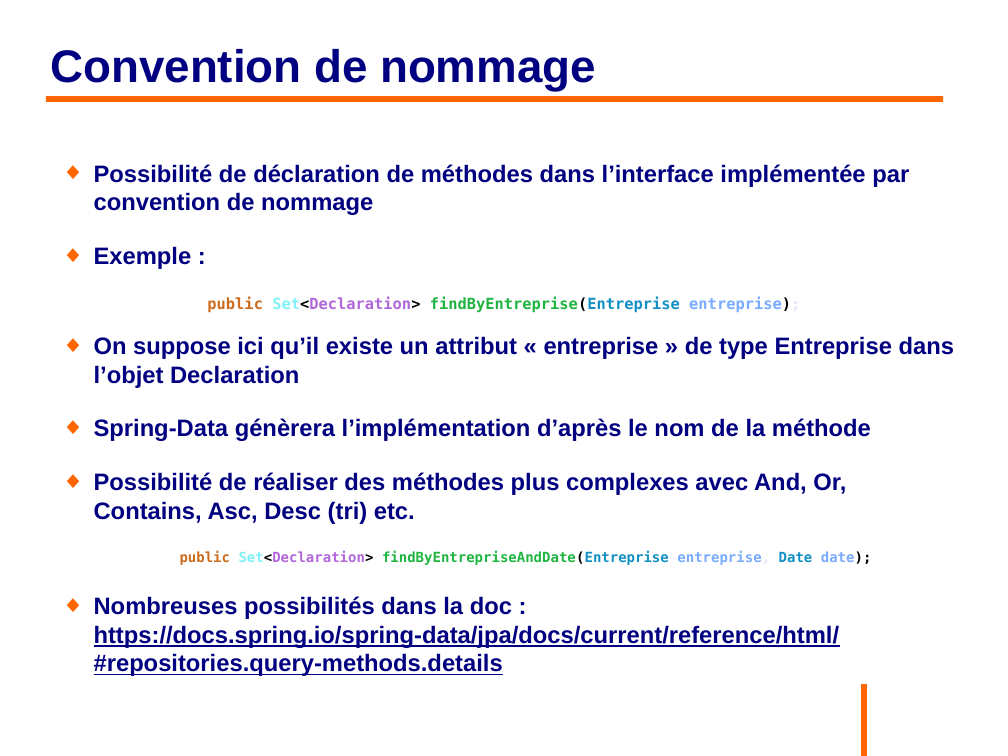
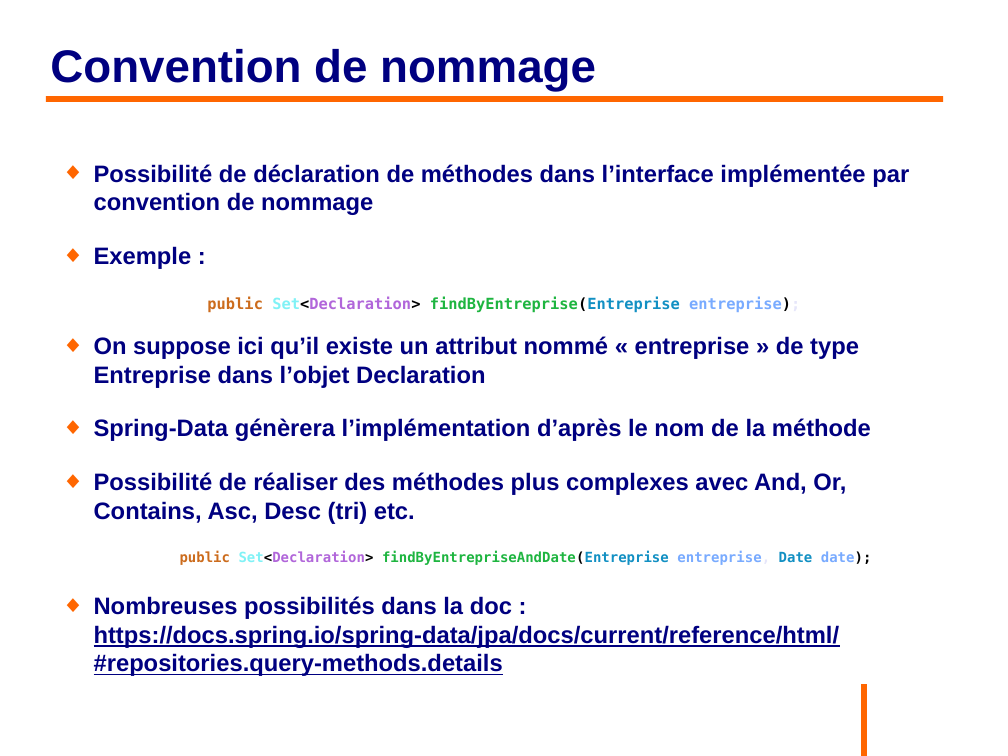
Before and after one commit to philphils/formation-hibernate-avancee, a slide deck: slide 36 of Documentation/diapo_formation_hibernate_avancee.odp. Drawn at 1008x756 pixels with LibreOffice and Linux fonts; fonts in the diff are those of the drawing; background and template pictures are left out. Boxes give left, top, right and bottom in pixels: in the first picture for what was removed or moved away, otherwise in the second. Text is boxed around its words. In the diff, an @@ line names an element or a change of style, - is before the commit and + after.

```diff
--- a/Documentation/diapo_formation_hibernate_avancee.odp
+++ b/Documentation/diapo_formation_hibernate_avancee.odp
@@ text at (x1=94, y1=336, x2=859, y2=388): text changed @@
-◆ On suppose ici qu’il existe un attribut « entreprise » de type Entreprise dans l’objet Declaration
+◆ On suppose ici qu’il existe un attribut nommé « entreprise » de type Entreprise dans l’objet Declaration
```
Also in this commit, not shown: 1 other slide changed.
